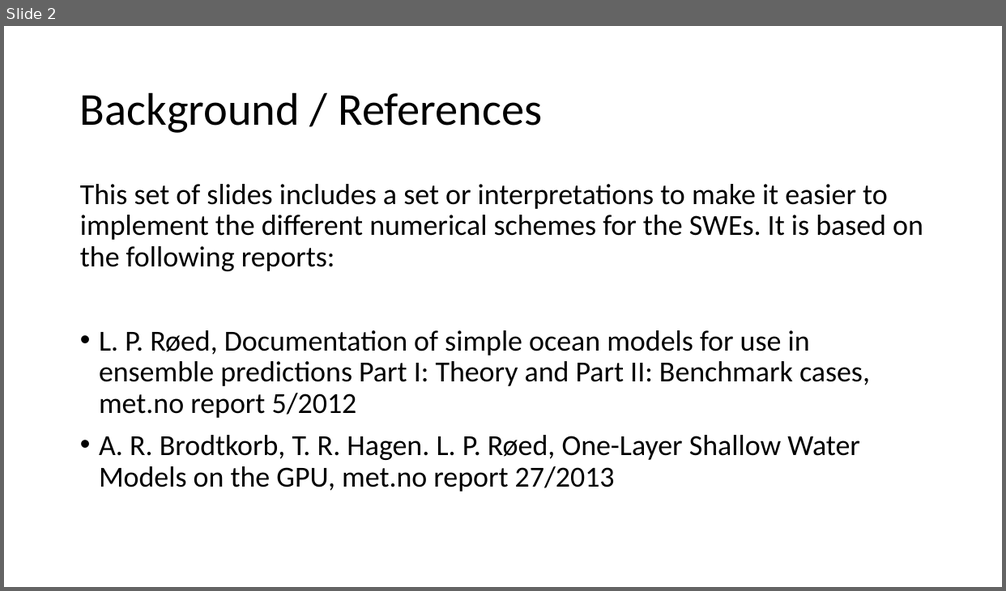
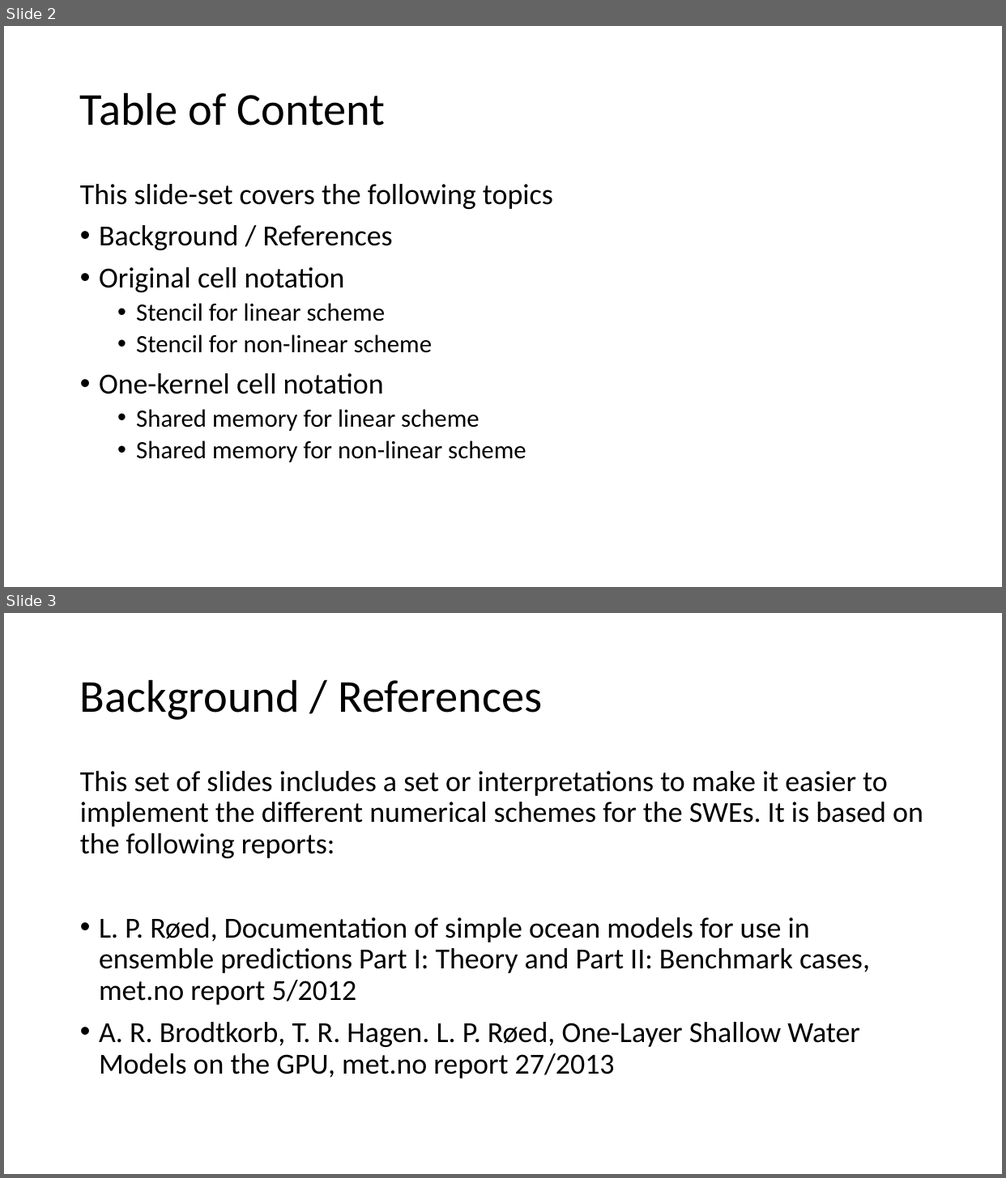
Before and after one commit to metno/gpu-ocean, a slide deck: gpu_ocean/prototypes/fbl_ctcs_stencils.pptx. Shown one above the other, each under a label of ours: slide 2 before the commit, slides 2 and 3 after it. The pictures are 1006x591 and 1006x1178 pixels, drawn with LibreOffice and Linux fonts; fonts in the diff are those of the drawing. Boxes give left, top, right and bottom in pixels: in the first picture for what was removed or moved away, otherwise in the second. Text is boxed around its words. In the diff, an @@ line names an element or a change of style, - is before the commit and + after.

Commit message:
Describing one-kernel FBL/CTCS wrt data dependency

```diff
--- a/gpu_ocean/prototypes/fbl_ctcs_stencils.pptx
+++ b/gpu_ocean/prototypes/fbl_ctcs_stencils.pptx
@@ slide 2 added at box(4, 26, 1002, 587), background #FFFFFF @@
@@ title added at box(80, 92, 385, 126), 44 pt, text #000000 @@
+Table of Content
@@ text added at box(80, 184, 553, 463), 24 pt, text #000000 @@
+This slide-set covers the following topics
+• Background / References
+• Original cell notation
+  • Stencil for linear scheme
+  • Stencil for non-linear scheme
+• One-kernel cell notation
+  • Shared memory for linear scheme
+  • Shared memory for non-linear scheme
@@ what was slide 2 is now slide 3 @@
```
Also in this commit, not shown: 8 slides changed, 25 other slides added, 3 slides removed.
